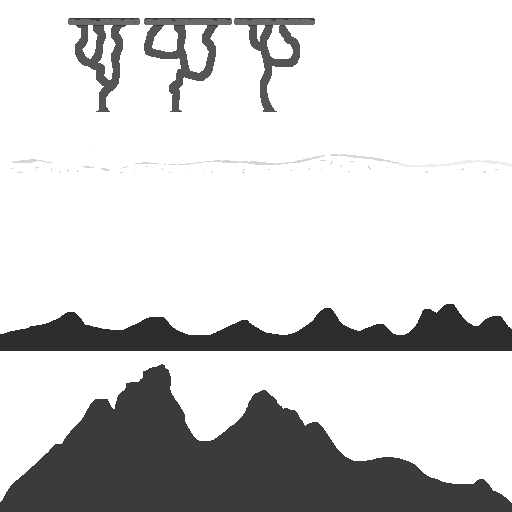
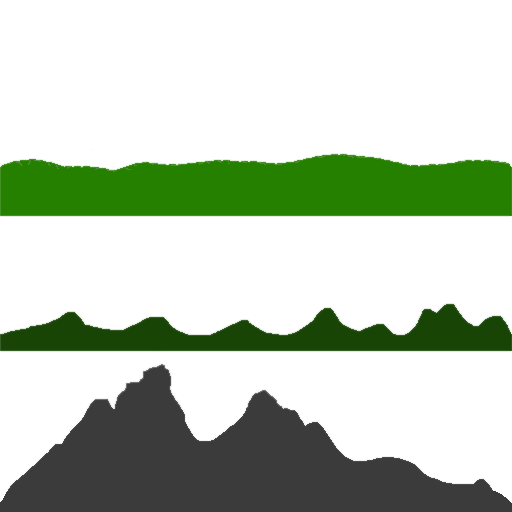
Layer changes from the first 512 × 512 image to the second:
added layer "Floated Layer" above "Background" over [0, 303, 512, 352]
painted on "Background" over [0, 18, 512, 491]
